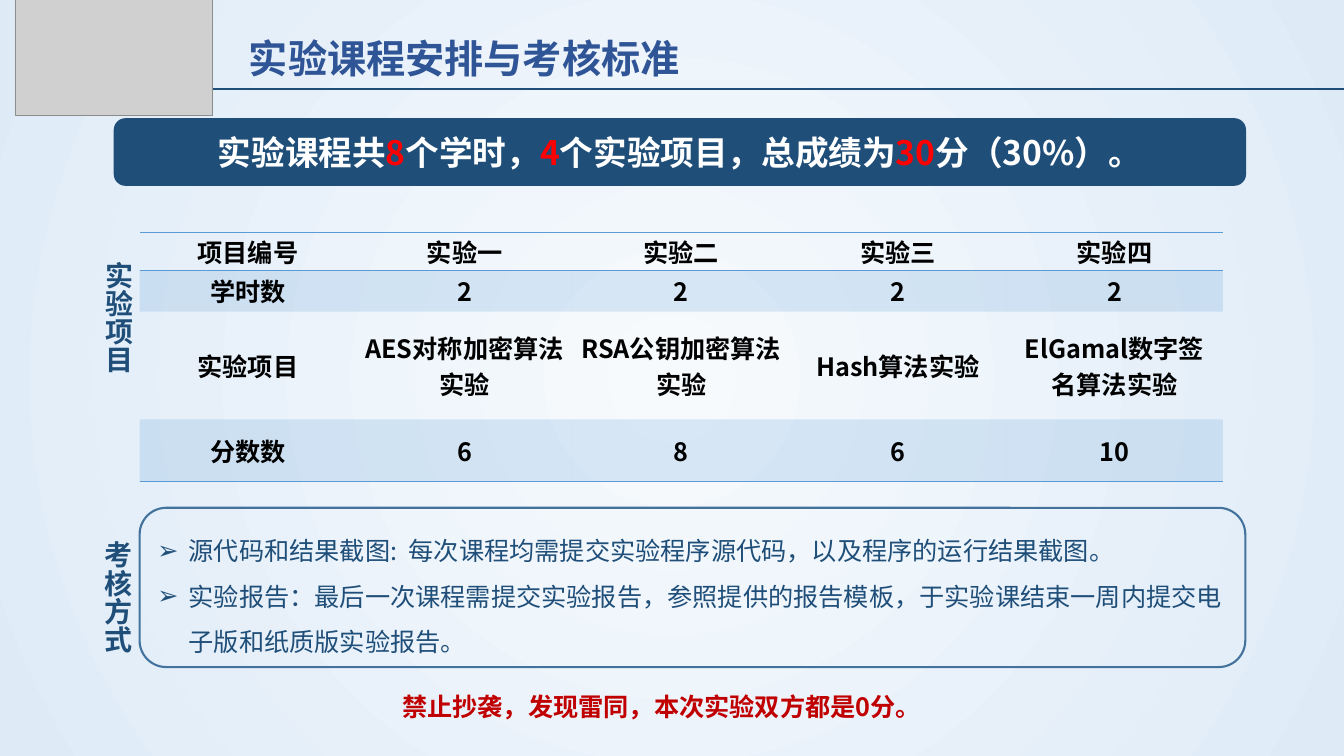
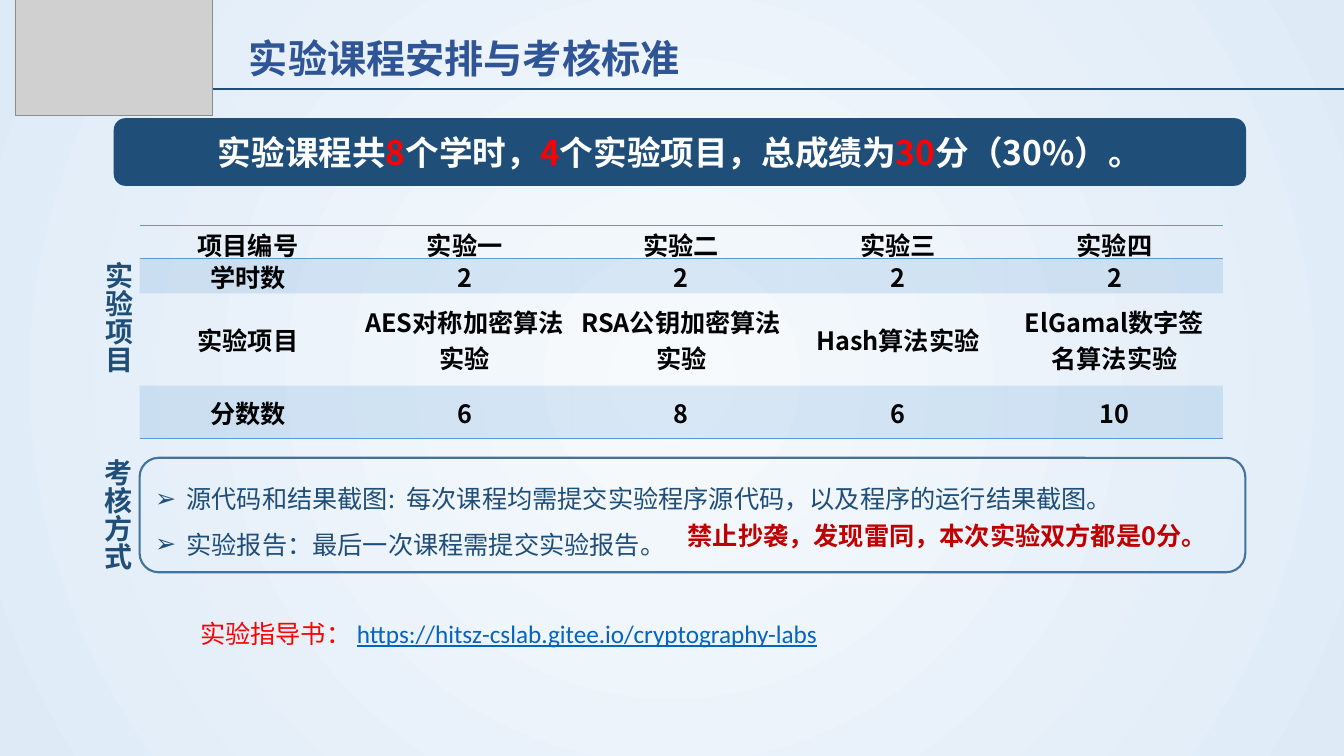
Before and after one commit to JudySue/CryptographyLabs, a slide deck: slide 2 of stupkt/密码学基础-1-AES密码算法.pptx. Drawn at 1344x756 pixels with LibreOffice and Linux fonts; fonts in the diff are those of the drawing; grey boxes stand for pictures. Boxes give left, top, right and bottom in pixels: in the first picture for what was removed or moved away, otherwise in the second. Text is boxed around its words. In the diff, an @@ line names an element or a change of style, - is before the commit and + after.

```diff
--- a/stupkt/密码学基础-1-AES密码算法.pptx
+++ b/stupkt/密码学基础-1-AES密码算法.pptx
@@ table resized from (x1=140, y1=232, x2=1224, y2=481) to (x1=140, y1=226, x2=1224, y2=439) @@
@@ text "考核方式" moved from (x1=105, y1=541, x2=133, y2=653) to (x1=105, y1=459, x2=133, y2=570) @@
@@ rounded rectangle "源代码和结果截图: 每次课程均需提交实验程序源代码，以及程序的运行结果截图。" resized from (x1=140, y1=508, x2=1246, y2=667) to (x1=140, y1=458, x2=1246, y2=573) @@
@@ text in rounded rectangle at (x1=187, y1=532, x2=666, y2=557): text changed @@
-➢ 实验报告：最后一次课程需提交实验报告，参照提供的报告模板，于实验课结束一周内提交电子版和纸质版实验报告。
+➢ 实验报告：最后一次课程需提交实验报告。
@@ text "禁止抄袭，发现雷同，本次实验双方都是0分。" moved from (x1=402, y1=694, x2=921, y2=720) to (x1=688, y1=523, x2=1207, y2=549) @@
@@ text added at (x1=200, y1=621, x2=817, y2=648), 18 pt, text #0563C1, underline @@
+实验指导书： https://hitsz-cslab.gitee.io/cryptography-labs
```
Also in this commit, not shown: 1 other slide changed, 2 other files.
